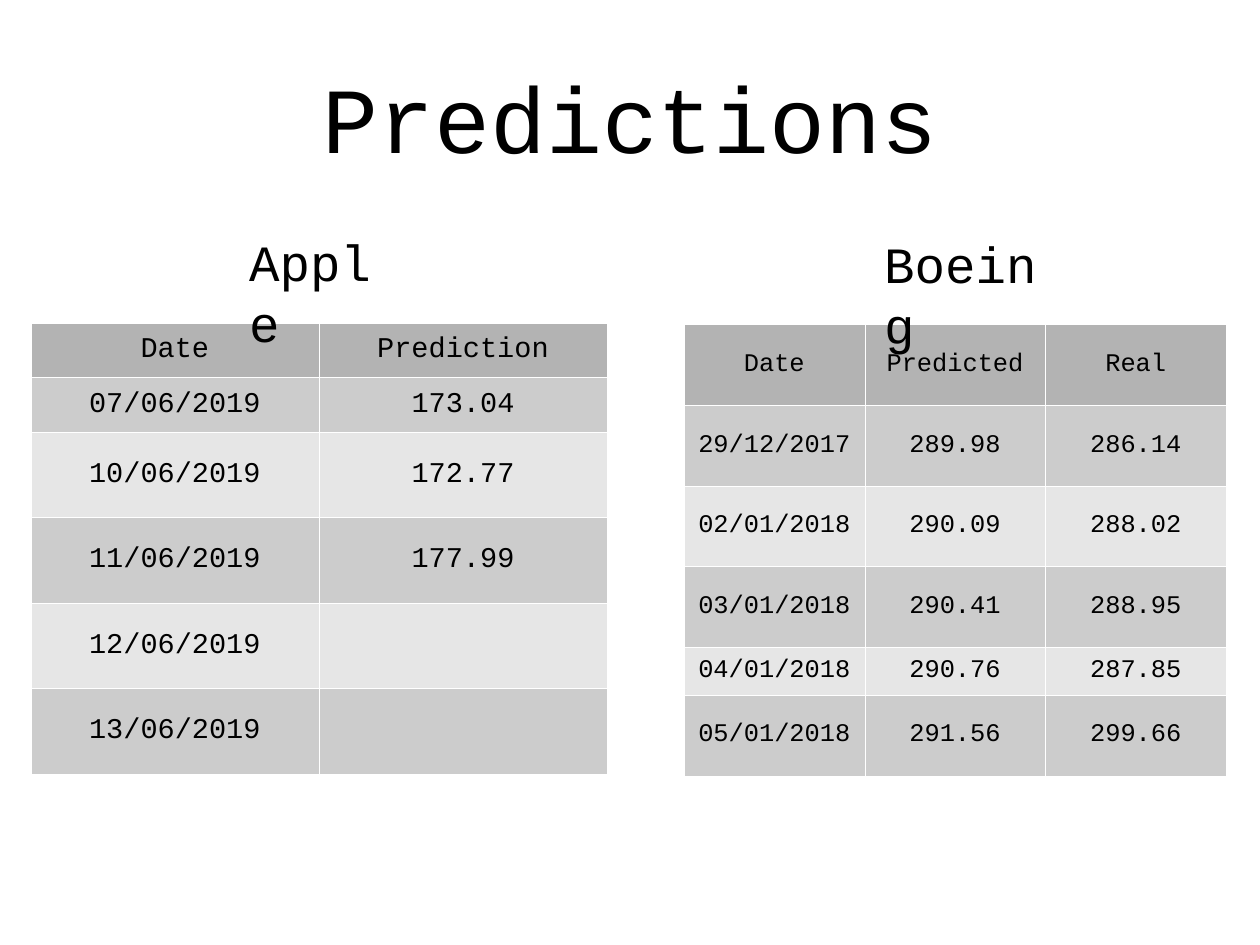
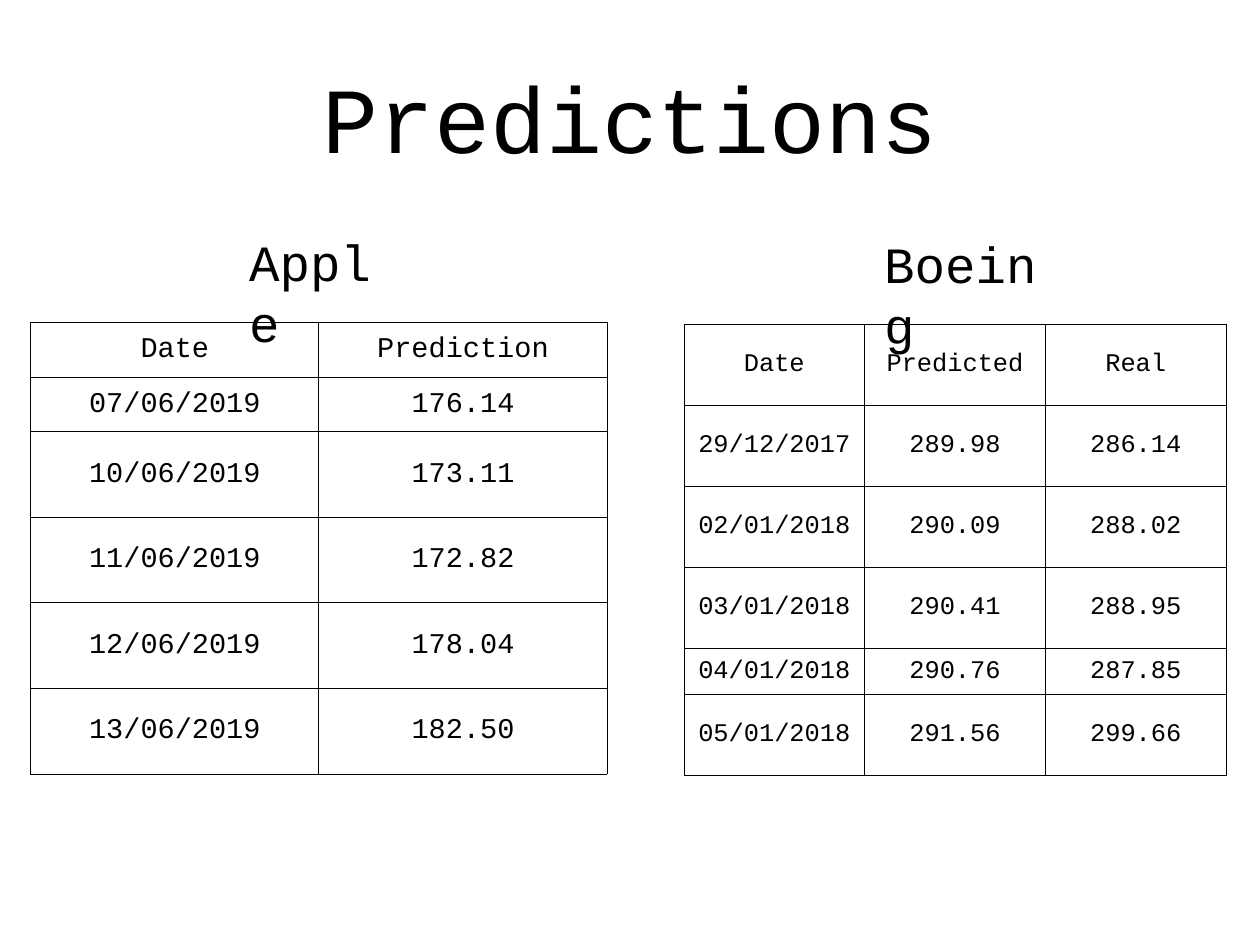
Before and after one commit to MartinMolestina/IH_finalproject, a slide deck: slide 7 of presentacion/pres1.odp. Drawn at 1260x945 pixels with LibreOffice and Linux fonts; fonts in the diff are those of the drawing. Boxes give left, top, right and bottom in pixels: in the first picture for what was removed or moved away, otherwise in the second. Text is boxed around its words. In the diff, an @@ line names an element or a change of style, - is before the commit and + after.

```diff
--- a/presentacion/pres1.odp
+++ b/presentacion/pres1.odp
@@ table at bbox=[31, 322, 607, 774] @@
-row 2, column 2: 173.04
+row 2, column 2: 176.14
-row 3, column 2: 172.77
+row 3, column 2: 173.11
-row 4, column 2: 177.99
+row 4, column 2: 172.82
-row 5, column 2: 
+row 5, column 2: 178.04
-row 6, column 2: 
+row 6, column 2: 182.50
@@ fill #B3B3B3 to none in row 1 @@
@@ fill #CCCCCC to none in 6 cells @@
@@ fill #E6E6E6 to none in 4 cells @@
@@ borders changed @@
@@ table at bbox=[684, 324, 1226, 775] @@
@@ fill #B3B3B3 to none in row 1 @@
@@ fill #CCCCCC to none in 9 cells @@
@@ fill #E6E6E6 to none in 6 cells @@
@@ borders changed @@
```
Also in this commit, not shown: 4 other files.
